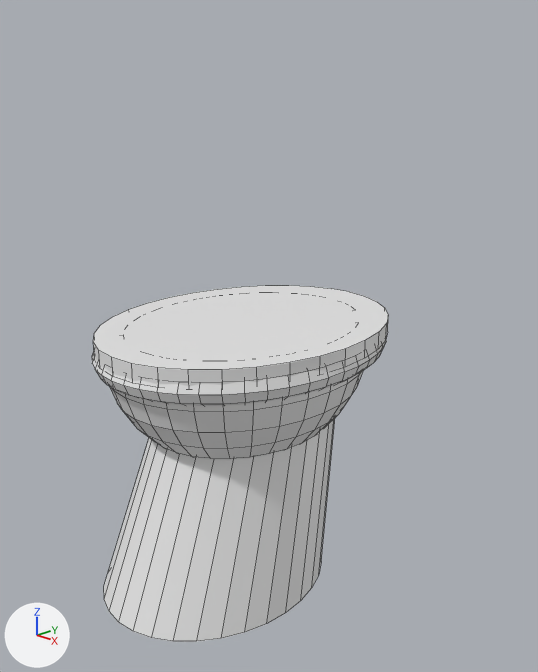
The Blender file Toilet.blend: old version first, new version second.
Both versions are drawn from a 50 mm lens placed at (5.07, -4.29, 3.64), pointed at (0.22, 0.56, 1.44). Lighting does not change. The marker at lower left points along +X, +Y and +Z. The older version comes first. Mesh edges are drawn as thin lines.
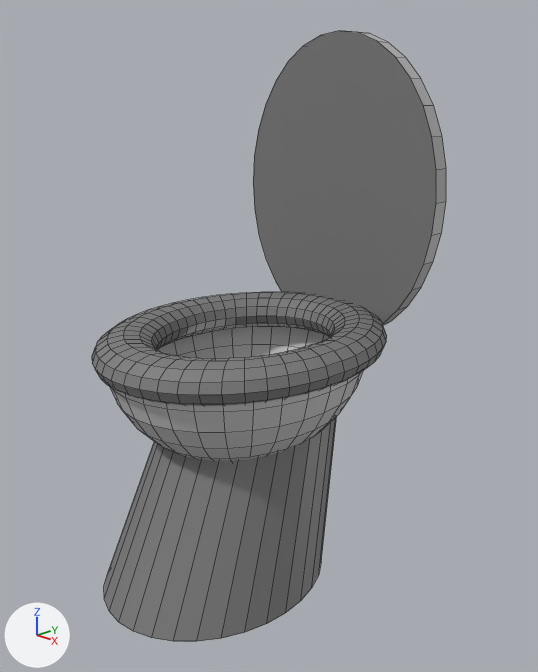
Pixel boxes (x1, y1, x2, y2) of what changed, in the pictures (538 x 672 px):
'Cylinder.001', recoloured, moved, turned: before (93, 285, 388, 387); after (253, 30, 446, 325)
'Cylinder', recoloured (white to grey): (104, 418, 335, 642) in both
'Torus', recoloured (white to grey): (92, 337, 387, 406) in both

The change in detail:
Picture 'Cylinder.001 Base Color' (img_cylinder_001_base_color) is new.
Picture 'Torus Base Color' (img_torus_base_color) is new.
Picture 'Cylinder Base Color' (img_cylinder_base_color) is new.
Material 'Material.003' (mat_material_003) is new.
Its texture is img_cylinder_001_base_color.
Material 'Material.004' (mat_material_004) is new.
Its texture is img_torus_base_color.
Material 'Material.002' (mat_material_002) is new.
Its texture is img_cylinder_base_color.
me_cylinder is used by ob_cylinder; location (0.0, 0.0, 0.0); scale (1.0, 1.19, 1.0).
me_cylinder had 64 vertices, 34 faces and spanned x -1.0..1.0, y -1.0..1.27, z -1.0..1.0.
me_cylinder now has 64 vertices, 34 faces and spans x -1.0..1.0, y -1.0..1.27, z -1.0..0.74.
Edits to the shape of me_cylinder do not show in these pictures.
me_cylinder gains material mat_material_002 (picture img_cylinder_base_color).
me_torus has 576 vertices, 576 faces and spans x -1.25..1.25, y -1.25..1.25, z -0.25..0.25.
me_torus gains material mat_material_004 (picture img_torus_base_color).
me_cylinder_001 has 64 vertices, 34 faces and spans x -1.0..1.0, y -1.0..1.0, z -1.0..1.0.
me_cylinder_001 gains material mat_material_003 (picture img_cylinder_001_base_color).
Object 'Cylinder.001' (ob_cylinder_001) moves from (0.0, 0.49, 1.49) to (0.0, 1.83, 2.7).
Object 'Cylinder.001' (ob_cylinder_001) turns from (0, 0, 0) to (-90, 0, 0) degrees about x, y and z.
